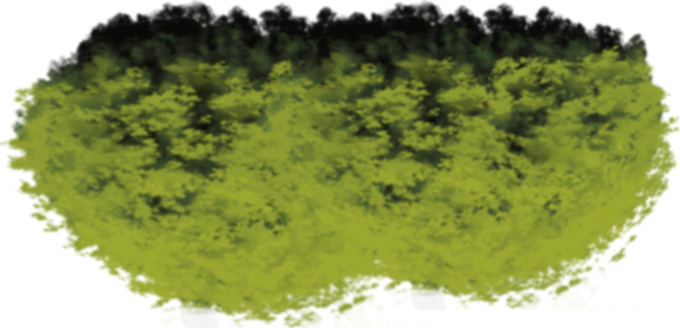
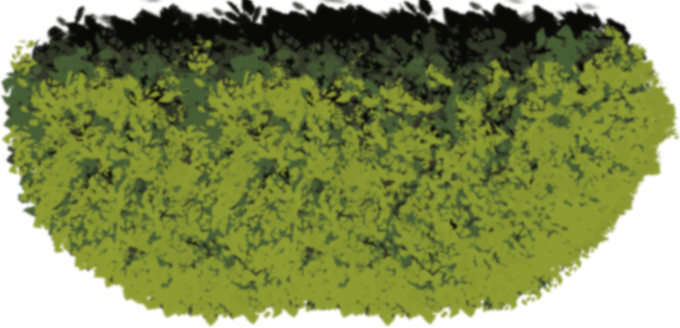
Before/after of a 680x328 layered artwork. What changed in the layer stack:
added layer "Moita 2.png Mescladas" above "moita_chao2.png Mescladas" over [left=0, top=0, right=680, bottom=328]
hid "moita_chao2.png Mescladas", painted on it over [left=0, top=0, right=680, bottom=328]
